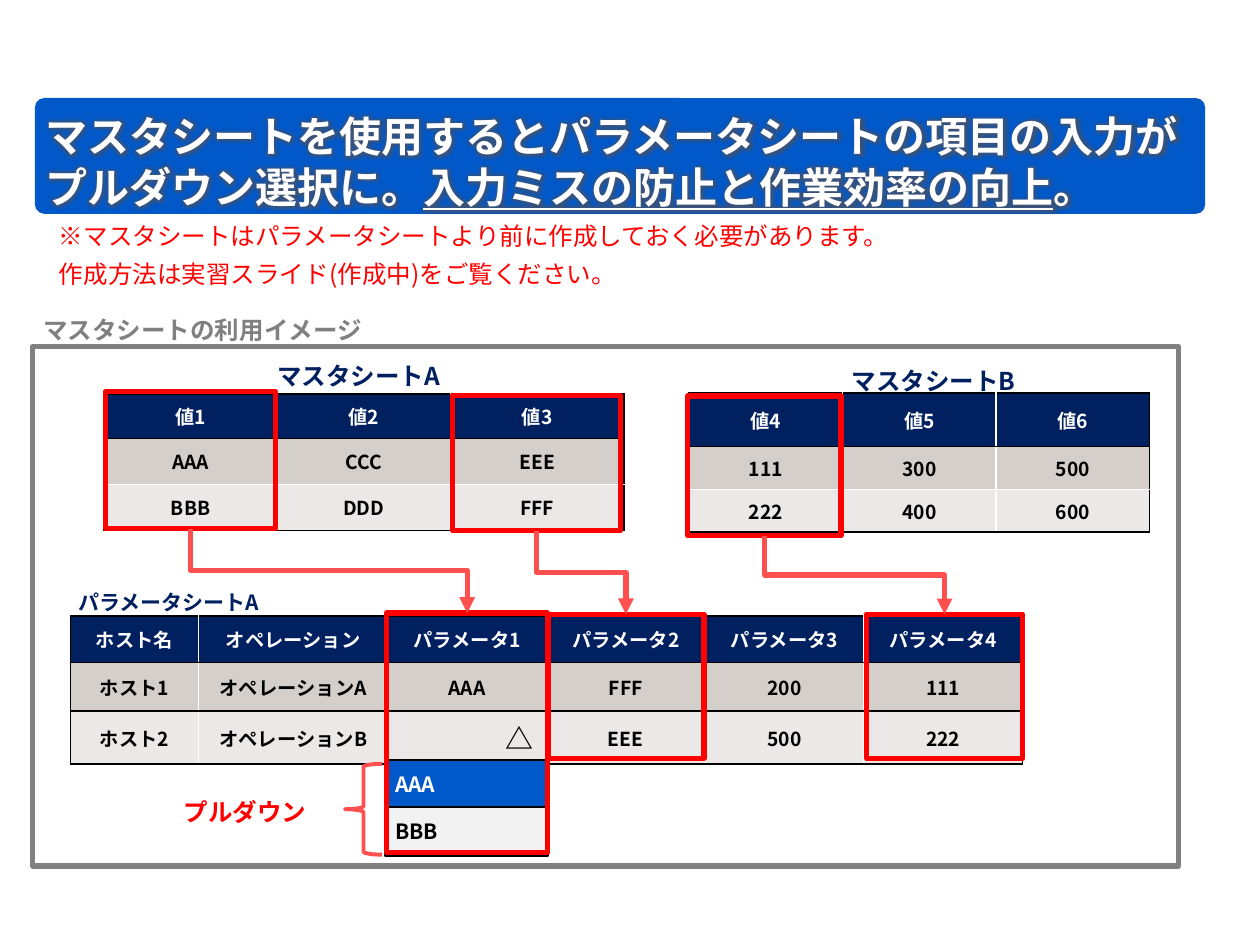
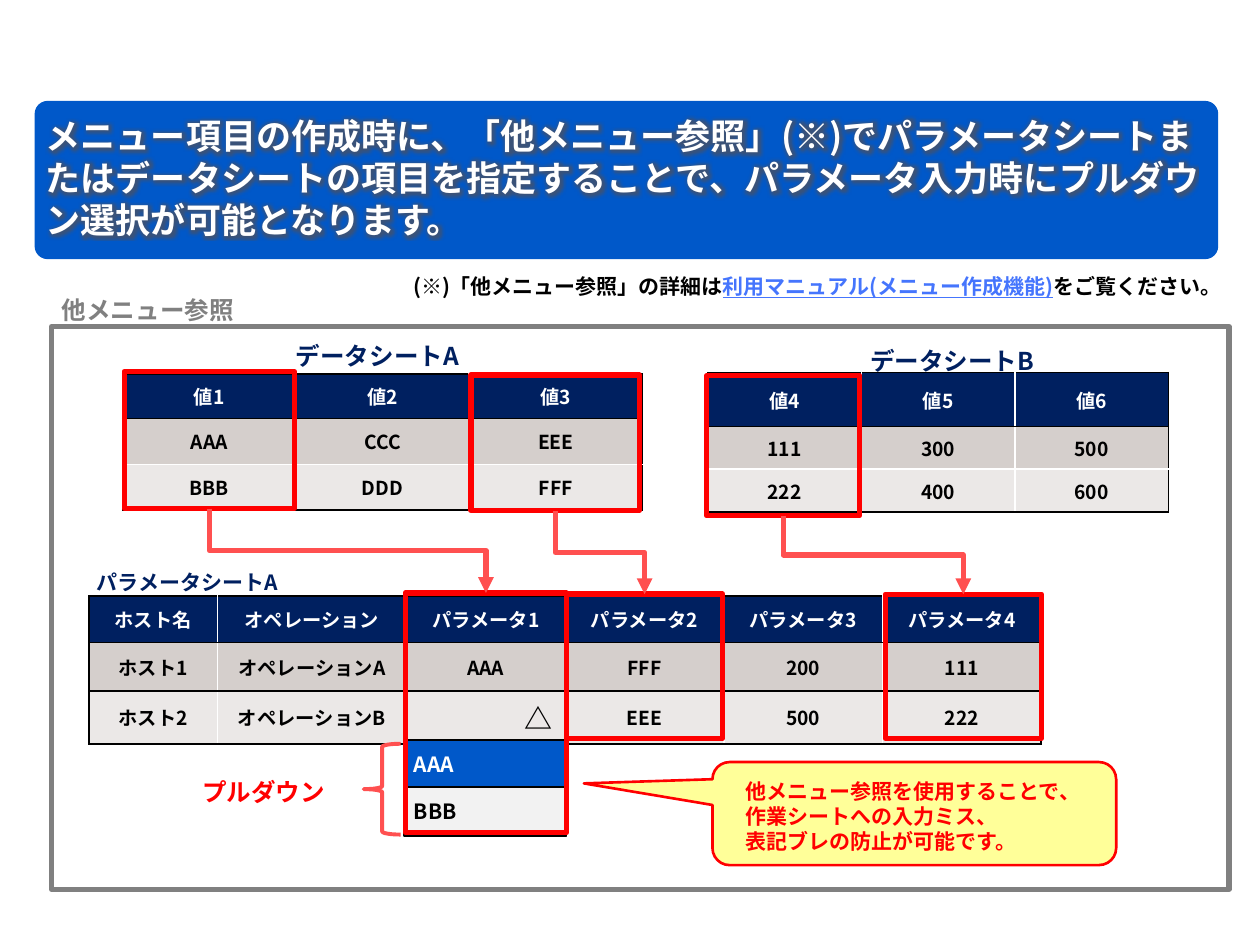
Before and after one commit to exastro-suite/it-automation-docs, a slide deck: slide 28 of asset/Learn_ja/ITA-hg-ps_classroom_lecture_ja.pptx (slide 27 before the commit). Drawn at 1260x945 pixels with LibreOffice and Linux fonts; fonts in the diff are those of the drawing; background and template pictures are left out. Boxes give left, top, right and bottom in pixels: in the first picture for what was removed or moved away, otherwise in the second. Text is boxed around its words. In the diff, an @@ line names an element or a change of style, - is before the commit and + after.

```diff
--- a/asset/Learn_ja/ITA-hg-ps_classroom_lecture_ja.pptx
+++ b/asset/Learn_ja/ITA-hg-ps_classroom_lecture_ja.pptx
@@ rounded rectangle "メニュー項目の作成時に、「他メニュー参照」(※)でパラメータシートまたはデータシートの項目を指定することで、パラメータ入 ...": place and size @@
-rounded rectangle "メニュー項目の作成時に、「他メニュー参照」(※)でパラメータシートまたはデータシートの項目を指定することで、パラメータ入 ..." at (35, 98, 1206, 214)
+rounded rectangle "メニュー項目の作成時に、「他メニュー参照」(※)でパラメータシートまたはデータシートの項目を指定することで、パラメータ入 ..." at (35, 101, 1218, 260)
@@ text in rounded rectangle at (46, 118, 1199, 240): text changed; size 24 to 20 pt @@
-マスタシートを使用するとパラメータシートの項目の入力がプルダウン選択に。入力ミスの防止と作業効率の向上。
+メニュー項目の作成時に、「他メニュー参照」(※)でパラメータシートまたはデータシートの項目を指定することで、パラメータ入力時にプルダウン選択が可能となります。
@@ text removed at (59, 224, 888, 288) @@
-  ※マスタシートはパラメータシートより前に作成しておく必要があります。
-  作成方法は実習スライド(作成中)をご覧ください。
@@ text at (62, 298, 234, 325): text changed @@
-マスタシートの利用イメージ
+他メニュー参照
@@ text added at (413, 276, 1221, 298), 12 pt, text #000000, bold @@
+(※)「他メニュー参照」の詳細は利用マニュアル(メニュー作成機能)をご覧ください。
@@ rectangle: place and size @@
-rectangle at (33, 346, 1178, 866)
+rectangle at (52, 326, 1230, 890)
@@ text at (296, 344, 459, 371): text changed @@
-マスタシートA
+データシートA
@@ text at (870, 349, 1034, 376): text changed @@
-マスタシートB
+データシートB
@@ table: place and size @@
-table at (105, 394, 626, 530)
+table at (122, 374, 644, 510)
@@ 8 rectangles, 3 elbow arrows, 2 tables, 2 texts, 1 left brace: place and size @@
-8 rectangles, 3 elbow arrows, 2 tables, 2 texts, 1 left brace at (71, 392, 1150, 857)
+8 rectangles, 3 elbow arrows, 2 tables, 2 texts, 1 left brace at (89, 372, 1169, 837)
@@ rounded speech box added at (712, 762, 1115, 866), fill #FFFF99, outline #FF0000 1.5 pt @@
@@ text added at (746, 781, 1080, 851), 12 pt, text #FF0000, bold @@
+他メニュー参照を使用することで、
+作業シートへの入力ミス、
+表記ブレの防止が可能です。
```
Also in this commit, not shown: 24 other slides changed, 1 slide added, 1 other file.
